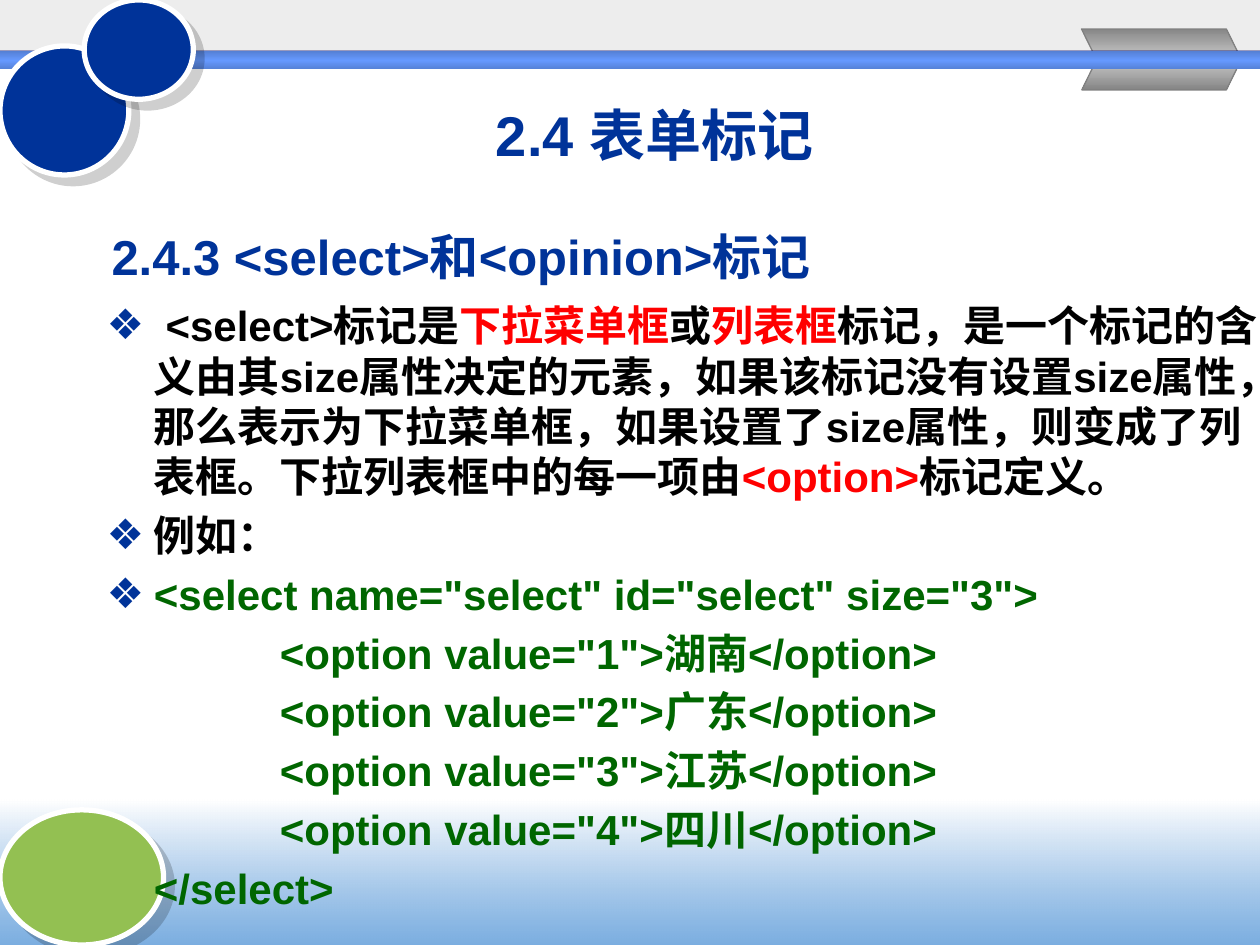
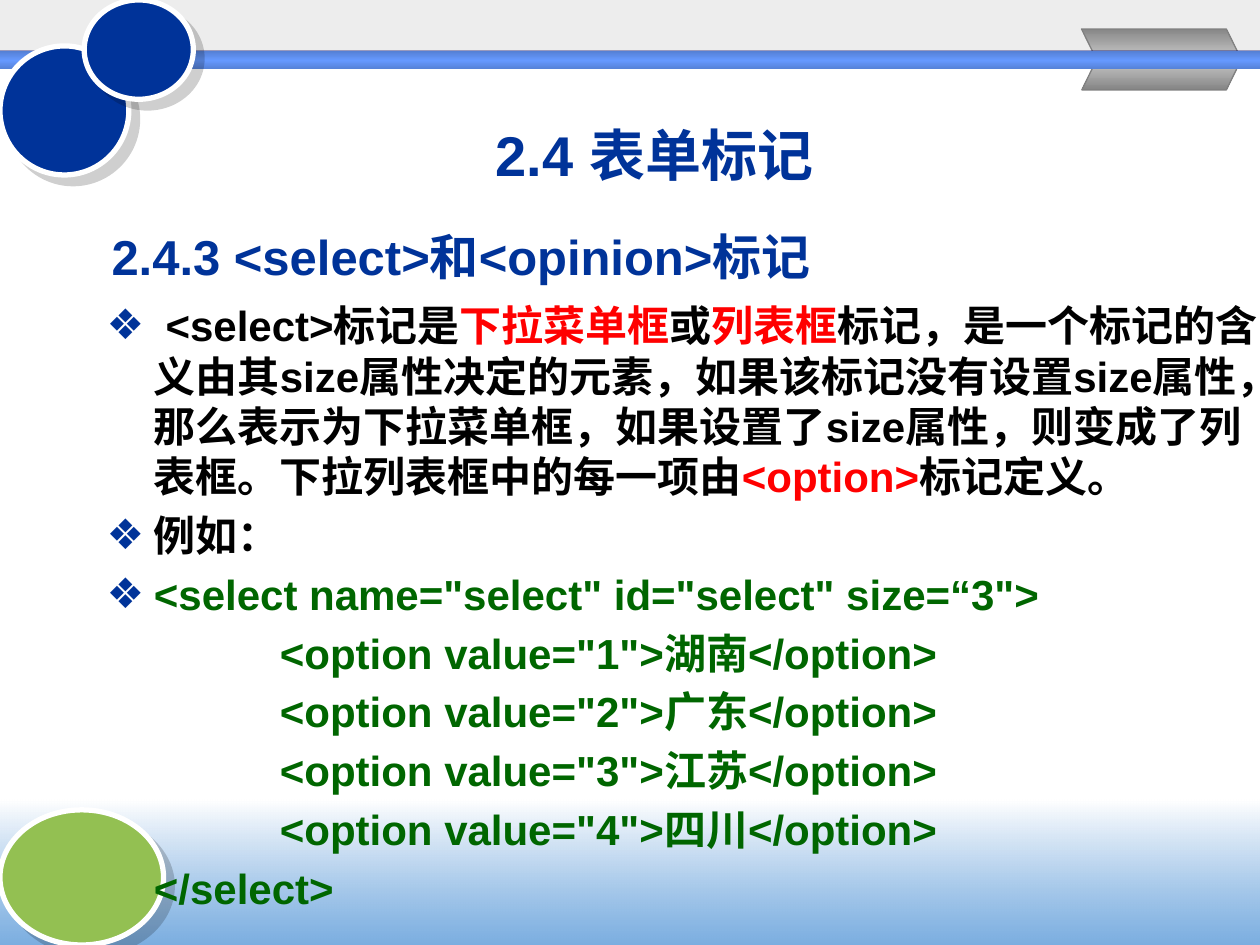
Before and after one commit to Chencao0928/Web-, a slide deck: slide 48 of chapter2/2HTML与CSS.pptx (slide 53 before the commit). Drawn at 1260x945 pixels with LibreOffice and Linux fonts; fonts in the diff are those of the drawing; background and template pictures are left out. Boxes give left, top, right and bottom in pixels: in the first picture for what was removed or moved away, otherwise in the second. Text is boxed around its words. In the diff, an @@ line names an element or a change of style, - is before the commit and + after.

```diff
--- a/chapter2/2HTML与CSS.pptx
+++ b/chapter2/2HTML与CSS.pptx
@@ title "2.4 表单标记": place and size @@
-title "2.4 表单标记" at box(496, 108, 813, 161)
+title "2.4 表单标记" at box(496, 128, 813, 181)
@@ text at box(154, 579, 1039, 611): text changed @@
-❖ <select name="select" id="select" size="3">
+❖ <select name="select" id="select" size=“3">
```
Also in this commit, not shown: 36 other slides changed, 7 slides removed, 4 other files.
